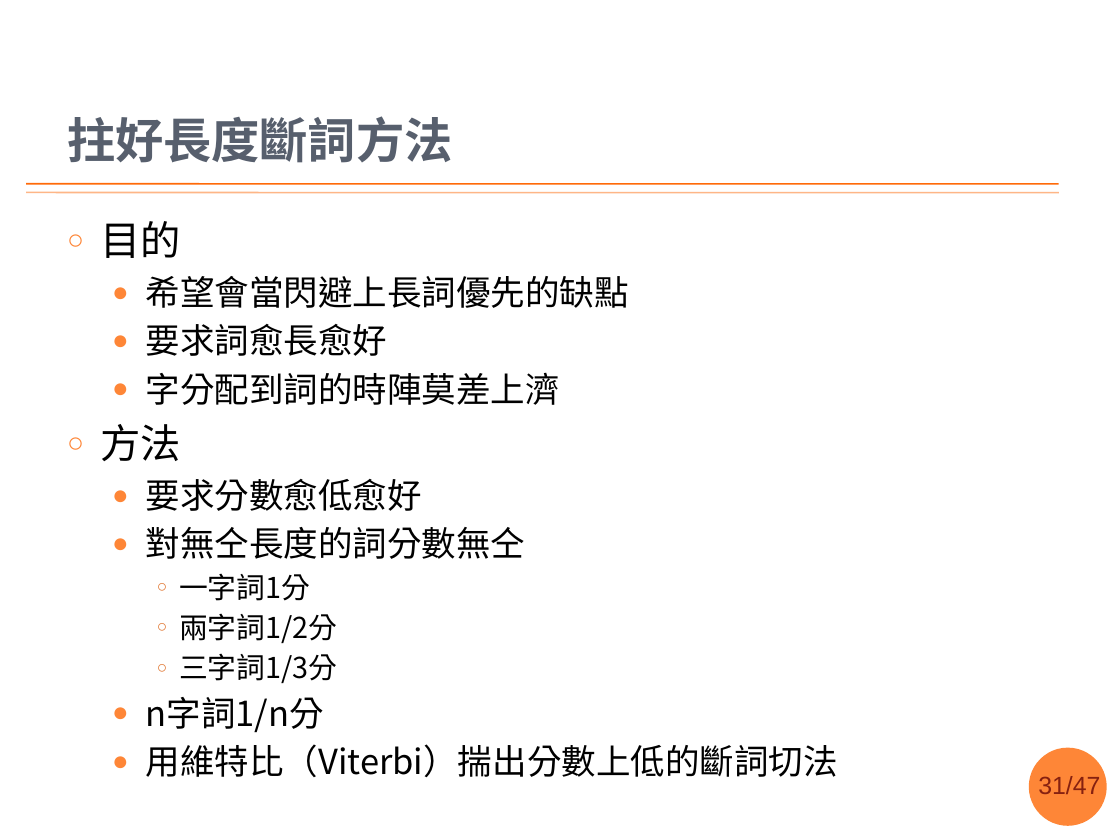
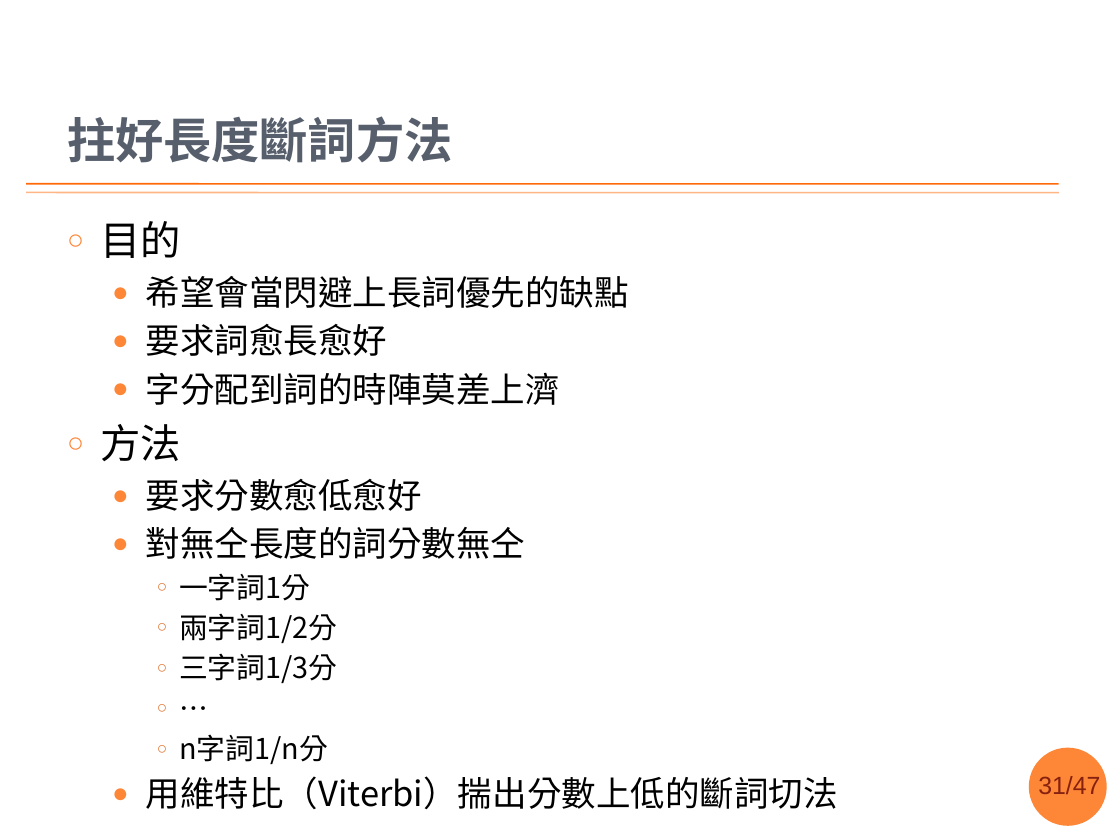
Before and after one commit to sih4sing5hong5/po3-ko3_tau5-iann2-phinn3, a slide deck: slide 31 of 翻譯報告.pptx. Drawn at 1120x840 pixels with LibreOffice and Linux fonts; fonts in the diff are those of the drawing; background and template pictures are left out. Boxes give left, top, right and bottom in pixels: in the first picture for what was removed or moved away, otherwise in the second. Text is boxed around its words. In the diff, an @@ line names an element or a change of style, - is before the commit and + after.

```diff
--- a/翻譯報告.pptx
+++ b/翻譯報告.pptx
@@ text at box(101, 221, 838, 809): paragraph added @@
+    ○ …
@@ text at box(179, 735, 328, 764): size 22.2 to 18.5 pt in "n字詞1/n分"; bullet ● to ○; list level 2 to 3 in "n字詞1/n分"; bullet colour #FE8637 to #E0752F @@
```
Also in this commit, not shown: 9 other slides changed.
